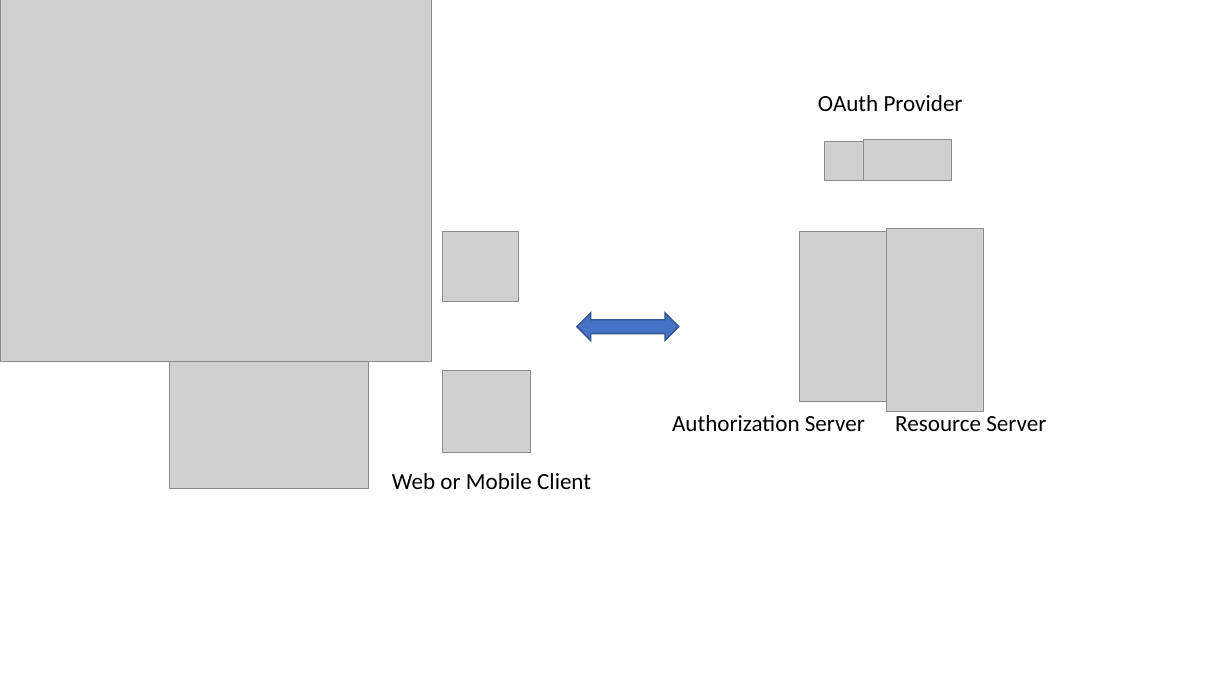
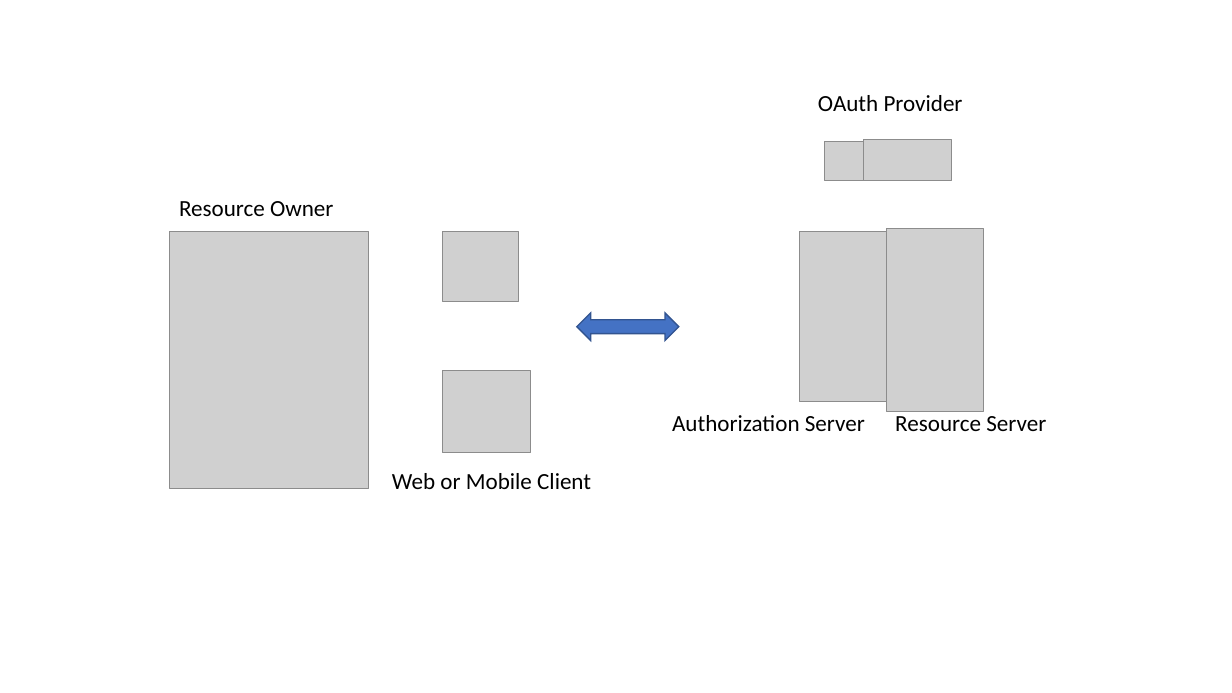
Before and after one commit to balajivijayan/oauth2, a slide deck: slide 4 of OAuth2.pptx. Drawn at 1232x693 pixels with LibreOffice and Linux fonts; fonts in the diff are those of the drawing; grey boxes stand for pictures. Boxes give left, top, right and bottom in pixels: in the first picture for what was removed or moved away, otherwise in the second. Text is boxed around its words. In the diff, an @@ line names an element or a change of style, - is before the commit and + after.

```diff
--- a/OAuth2.pptx
+++ b/OAuth2.pptx
@@ picture removed at (x1=0, y1=0, x2=432, y2=362) @@
@@ text added at (x1=179, y1=201, x2=333, y2=216), 18 pt, text #000000 @@
+Resource Owner
```
Also in this commit, not shown: 2 other slides changed, 4 slides added.
